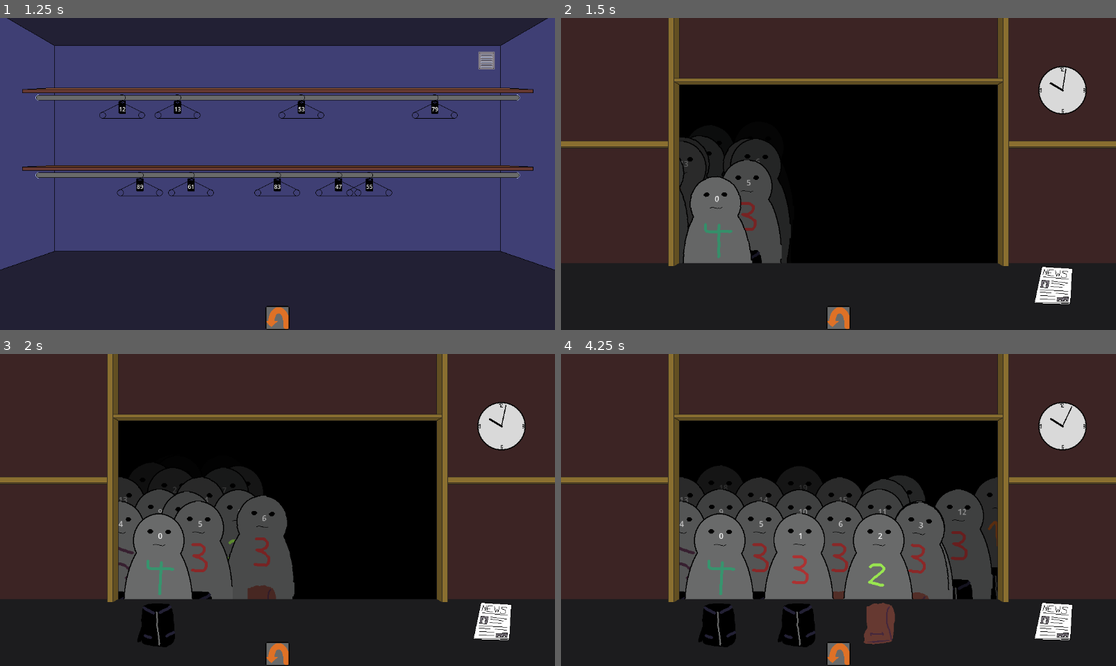
Above: before the commit, frames 1-4 (two rows, left to right).
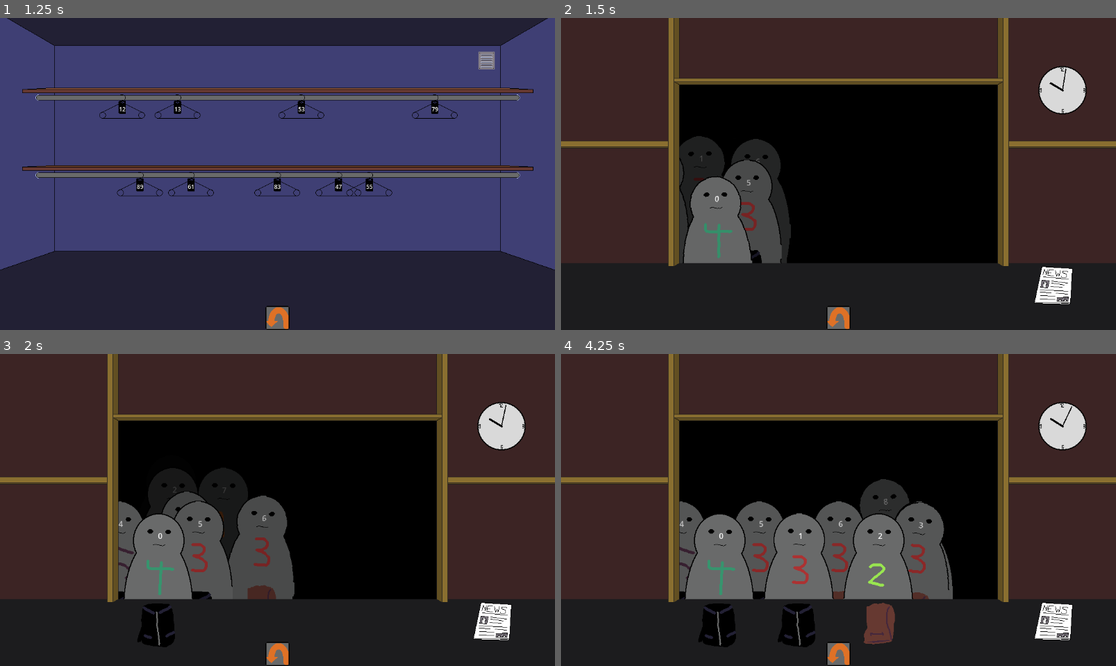
Above: after the commit, the same moments.

Repository: Reicher/cloakroom
Game: Godot game, scene res://scenes/game.tscn
The game is run twice, just before and just after one commit, with the same random seed, the same clock (stepped at 60 frames per second) and the same inputs.
Inputs (mouse positions are in pixels of both pictures, inside the frame that each line leads up to):
- Up to frame 1 (1.25 s): click (277, 317) at 0.5 s
- Up to frame 2 (1.5 s): click (838, 317) at 1.25 s
- Up to frame 3 (2 s): no input
- Up to frame 4 (4.25 s): click (838, 653) at 2 s; tap Enter at 2.75 s; move the mouse to (683, 444) at 2.77 s; click (683, 444) at 2.92 s; move the mouse to (860, 619) at 3.52 s; click (860, 619) at 3.67 s

Frame 1 is identical in both runs. In frame 2, 0.2% of the frame differs, in the area x 21-34%, y 38-55%; in frame 3, 1.3%; in frame 4, 5.6%, in the area x 21-79%, y 38-79%.

Commit message:
now all works?!

Diff:
--- a/scripts/game.gd
+++ b/scripts/game.gd
@@ -8,8 +8,8 @@
 var guestScene = preload("res://scenes/guest.tscn")
 
 # Club Night Settings
-var total_guests = 20
-var night_duration = 30
+var total_guests = 9
+var night_duration = 15
 
 var elapsed_time = 0
 var guest_spawn_times = []  # List of spawn times
--- a/scripts/guest.gd
+++ /dev/null
@@ -1,179 +0,0 @@
-extends Sprite2D
-
-signal dropItem(item: Node2D)
-
-# State management
-enum State { IN_LINE, WAITING_FOR_PICKUP, WAITING_FOR_DROPOFF, WAITING_FOR_TICKET, IN_CLUB, LEAVING }
-var state: State = State.IN_LINE
-
-# New State management
-enum Wants { STORE, PARTY, GO_HOME }
-var want: Wants = Wants.STORE
-
-@onready var leaving = $LeaveTimer
-@onready var notificationArea = $NotificationArea
-
-var speed : int = 150 + (randi() % 150)
-var position_tween : Tween = null
-var rock_tween: Tween = null
-
-@onready var money = $Money
-var belonging : Node2D
-var ticket: Node2D
-
-var _queue : Node2D
-static var guests = 1
-var guest_id = guests
-
-
-func _ready():
-	global_position = Vector2(0, 300)
-	var texture = AtlasTexture.new()
-	texture.atlas = load("res://assets/image/people.png")
-	texture.region = Rect2(145 * (randi() % 5), 0, 145, 300)
-	self.texture = texture
-
-	# Get a random cloak and add it as the guest's belonging
-	belonging = Wardrobe.new().get_random_cloak()
-	if belonging:
-		belonging.position = Vector2(0, 50)
-		add_child(belonging)
-
-	print("Guest " + str(guest_id) + " Initialized with speed: " + str(speed) + ", Belonging: " + str(belonging))
-	guests += 1
-
-func stand_in_queue(queue: Node2D):
-	_queue = queue
-	queue.moving.connect(find_better_spot)
-	var pos = queue.join(self)
-	if pos: # Might already be in best spot
-		print("Guest " + str(guest_id) + " Joining queue at position: " + str(pos))
-		_move_to(pos)
-	_set_state(State.IN_LINE)
-
-func leave_queue():
-	_queue.moving.disconnect(find_better_spot)
-	if position_tween.finished:
-		position_tween.finished.disconnect(_check_counter)
-	_queue.leave(self)
-
-func find_better_spot():
-	var position = _queue.get_best_spot(self)
-	if position:
-		print("Guest " + str(guest_id) + " Found a better queue spot: " + str(position))
-		_move_to(position)
-
-func notify_opening_hours(opens: int, closes: int):
-	var night_duration = closes - opens
-	leaving.start(float((night_duration/2) + randi() % (night_duration/2)))
-	print("Guest " + str(guest_id) + " Notified opening hours: " + str(opens) + " - " + str(closes))
-
-func _set_state(new_state: State):
-	print("Guest " + str(guest_id) + " Transitioning from " + str(state) + " to " + str(new_state))
-	match new_state:
-		State.WAITING_FOR_PICKUP:
-			belonging.visible = true
-			print("Guest " + str(guest_id) + " Waiting for pickup - Belonging Visible")
-			dropItem.emit(belonging)
-			belonging.picked.connect(_belonging_dropped)
-		State.WAITING_FOR_DROPOFF:
-			ticket.visible = true
-			print("Guest " + str(guest_id) + " Waiting for dropoff - Ticket Visible")
-			dropItem.emit(ticket)
-		State.WAITING_FOR_TICKET:
-			money.visible = true
-			print("Guest " + str(guest_id) + " Waiting for ticket - Money Visible")
-			dropItem.emit(money)
-			belonging.picked.disconnect(_belonging_dropped)
-		State.IN_CLUB:
-			if leaving.is_stopped():
-				print("Guest " + str(guest_id) + " Entered club, waiting for time to leave")
-				stand_in_queue(_queue)
-		State.LEAVING:
-			belonging.visible = false
-			print("Guest " + str(guest_id) + " Leaving club, heading out")
-			leave_queue()
-			_move_to(Vector2(0, position.y))
-
-	state = new_state
-
-func _belonging_dropped(item: Node2D):
-	print("Guest " + str(guest_id) + " Belonging dropped: " + str(item))
-	_set_state(State.WAITING_FOR_TICKET)
-
-func _on_leave_timer_timeout() -> void:
-	print("Guest " + str(guest_id) + " Leave timer triggered")
-	if state == State.IN_CLUB:
-		stand_in_queue(_queue)
-	elif self.is_ancestor_of(belonging):
-		print("Guest " + str(guest_id) + " Belonging already worn, leaving now")
-		_set_state(State.LEAVING)
-	elif notificationArea.overlaps_area(belonging.area):
-		print("Guest " + str(guest_id) + " Found belonging, putting it on and leaving")
-		belonging.move_to_parent(self)
-		_set_state(State.LEAVING)
-
-func _move_to(target_pos: Vector2) -> Tween:
-	print("Guest " + str(guest_id) + " Moving to: " + str(target_pos))
-
-	if position_tween and position_tween.is_running():
-		position_tween.kill()
-	if rock_tween and rock_tween.is_running():
-		rock_tween.kill()
-
-	var duration = global_position.distance_to(target_pos) / speed
-	position_tween = create_tween()
-	position_tween.tween_property(self, "global_position", target_pos, duration)
-	position_tween.set_trans(Tween.TRANS_LINEAR)
-	position_tween.set_ease(Tween.EASE_IN_OUT)
-
-	rock_tween = create_tween()
-	if _queue._find_guest_spot(self):
-		position_tween.finished.connect(_check_counter)
-
-	rock_tween.set_loops(-1)
-	rock_tween.set_trans(Tween.TRANS_LINEAR)
-	rock_tween.set_ease(Tween.EASE_IN_OUT)
-
-	var rock_duration = 1.0 / (speed / 100.0)
-	rock_tween.tween_property(self, "rotation", 0.1, rock_duration/2)
-	rock_tween.tween_property(self, "rotation", -0.1, rock_duration/2)
-
-	position_tween.finished.connect(func() -> void:
-		print("Guest " + str(guest_id) + " Finished moving to: " + str(target_pos))
-		rock_tween.kill()
-		self.rotation = 0
-	)
-	return position_tween
-
-func _check_counter() -> bool:
-	if not _queue.at_counter(self):
-		return false
-
-	print("Guest " + str(guest_id) + " Reached counter")
-	if self.is_ancestor_of(belonging):
-		print("Guest " + str(guest_id) + " Belonging on, waiting for pickup")
-		_set_state(State.WAITING_FOR_PICKUP)
-	elif leaving.is_stopped():
-		print("Guest " + str(guest_id) + " Leaving but missing belonging, waiting for dropoff")
-		_set_state(State.WAITING_FOR_DROPOFF)
-	return true
-
-func counter_item_added(item: Node2D):
-	if not notificationArea.overlaps_area(item.area):
-		return
-
-	print("Guest " + str(guest_id) + " Counter item added in front of me: " + str(item))
-
-	if state == State.WAITING_FOR_TICKET and item.name.begins_with("ticket"):
-		ticket = item
-		ticket.move_to_parent(self)
-		ticket.visible = false
-		leave_queue()
-		print("Guest " + str(guest_id) + " going clubbing!")
-		var target_pos = Vector2(get_viewport().size.x, position.y)
-		var tween = _move_to(target_pos)
-		tween.finished.connect(_set_state.bind(State.IN_CLUB))
-	elif state == State.WAITING_FOR_DROPOFF and item == belonging:
-		item.move_to_parent(self)
-		_set_state(State.LEAVING)
--- a/scripts/guest/guest.gd
+++ b/scripts/guest/guest.gd
@@ -9,7 +9,6 @@
 var position_tween : Tween = null
 var rock_tween: Tween = null
 
-@onready var money = $Money
 var belonging : Node2D
 var ticket: Node2D
 
@@ -85,7 +84,8 @@
 # Stupid function that nees to die
 func notify_opening_hours(opens: int, closes: int):
 	var night_duration = closes - opens
-	#leaving.start(float((night_duration/2) + randi() % (night_duration/2)))
+	leaving.start(float((night_duration/2) + randi() % (night_duration/2)))
+	leaving.timeout.connect(change_state.bind("Leave"))
 
 func counter_item_added(item: Node2D):
 	await get_tree().physics_frame  # Wait until physics updates so that item box is correct
--- a/scripts/guest/leave_state.gd
+++ b/scripts/guest/leave_state.gd
@@ -1,9 +1,44 @@
 extends GuestState
+
+var exit : Vector2
 
 func enter_state(guest: Node2D) -> void:
 	super(guest)
-	pass
+
+	exit = Vector2(0, guest.position.y)
+
+	if guest.is_ancestor_of(guest.belonging):
+		guest._move_to(exit)
+		print("Guest " + str(guest.guest_id) + " moving straight home")
+	elif guest.notificationArea.overlaps_area(guest.belonging.area):
+		guest.belonging.move_to_parent(guest)
+		guest._move_to(exit)
+		print("Guest " + str(guest.guest_id) + " taking my coat and leaves!")
+	elif not guest._queue.at_counter(guest): # Its queue time
+		print("Guest " + str(guest.guest_id) + " going back to the counter")
+		guest._move_to(guest._queue.get_best_spot(guest))
+		guest._queue.moving.connect(guest.find_better_spot)
+	else:
+		print("Guest " + str(guest.guest_id) + " i will just stand here? ")
 
 func exit_state() -> void:
 	super()
-	pass
+
+func move_finished():
+	if not guest._queue.at_counter(guest):
+		return
+
+	print("Guest " + str(guest.guest_id) + " at counter, ready")
+	guest._queue.moving.disconnect(guest.find_better_spot)
+	if guest.ticket:
+		print("Guest " + str(guest.guest_id) + " leaving ticket")
+		guest.ticket.visible = true
+		guest.dropItem.emit(guest.ticket)
+
+func item_presented(item: Node2D):
+	if item == guest.belonging:
+		print("Guest " + str(guest.guest_id) + " got the beloning")
+		guest.belonging.move_to_parent(guest)
+		guest._move_to(exit)
+	else:
+		print("What the hell is this? Am i a joke to you? ")
--- a/scripts/guest/store_state.gd
+++ b/scripts/guest/store_state.gd
@@ -8,6 +8,8 @@
 
 func exit_state() -> void:
 	super()
+	guest._queue.leave(guest)
+	guest._queue.moving.disconnect(guest.find_better_spot)
 
 func move_finished():
 	if not guest._queue.at_counter(guest):
@@ -21,12 +23,10 @@
 func item_presented(item: Node2D):
 	if not guest.ticket and item.is_in_group("ticket"):
 		print("Ticket dropped before guest " + str(guest.guest_id))
+		item.move_to_parent(guest)
 		guest.ticket = item
-		guest.ticket.move_to_parent(self)
 		guest.ticket.visible = false
 
 		guest.pay(420)
 
-		guest._queue.leave(guest)
-
 		guest.change_state("Party")
